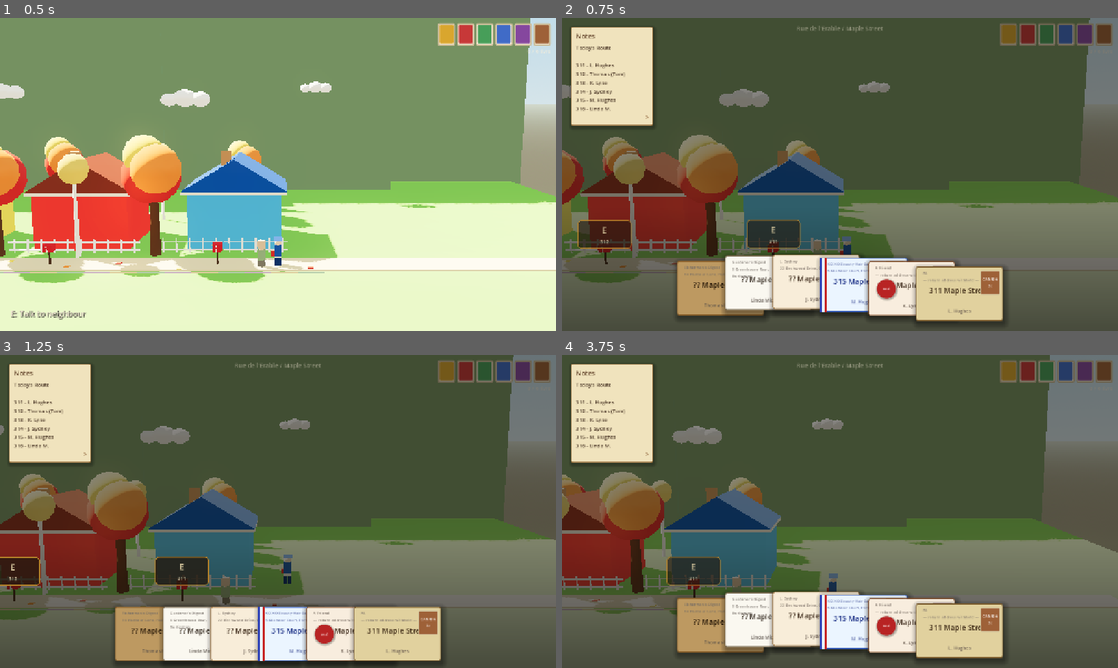
Above: before the commit, frames 1-4 (two rows, left to right).
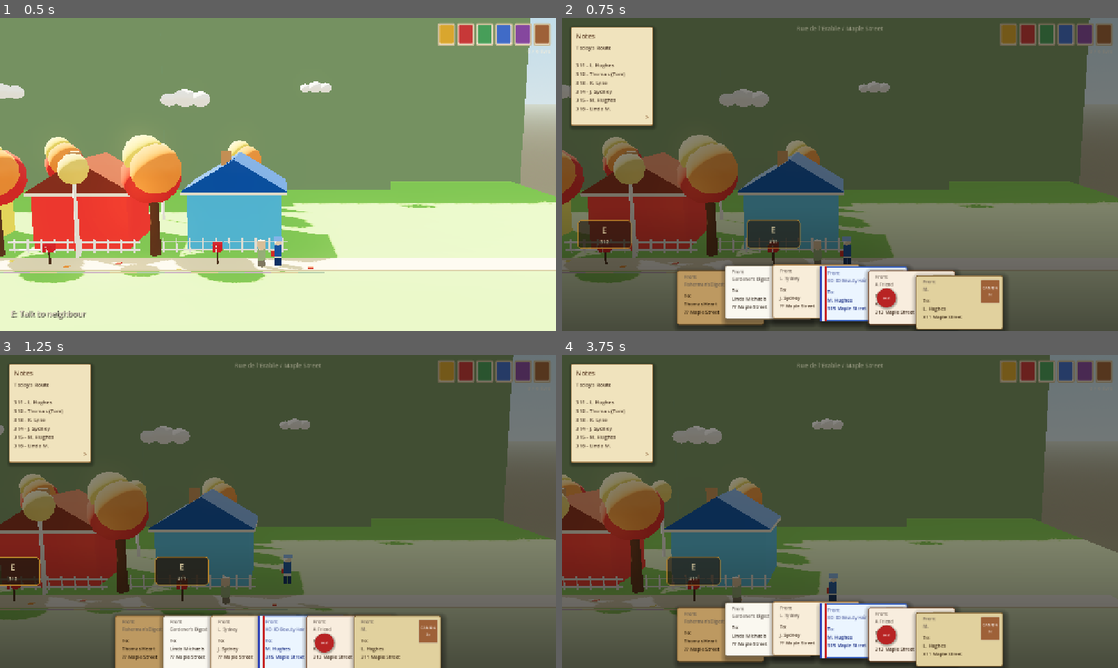
Above: after the commit, the same moments.

Repository: mariam-arab/Mailman
Game: Godot game, scene res://scenes/levels/neighborhood_01.tscn
The game is run twice, just before and just after one commit, with the same random seed, the same clock (stepped at 60 frames per second) and the same inputs.
Inputs (mouse positions are in pixels of both pictures, inside the frame that each line leads up to):
- Up to frame 1 (0.5 s): no input
- Up to frame 2 (0.75 s): tap Enter at 0.5 s; move the mouse to (962, 158) at 0.52 s; hold D (move_right) from 0.53 s (still down); hold Tab (inspect_mail) from 0.53 s (still down); click (962, 158) at 0.67 s
- Up to frame 3 (1.25 s): keep holding D (move_right); keep holding Tab (inspect_mail); tap Space (jump) at 0.77 s
- Up to frame 4 (3.75 s): release D (move_right) at 1.25 s; release Tab (inspect_mail) at 1.25 s; drag from (728, 527) to (812, 574) at 1.27 s; move the mouse to (895, 442) at 2.02 s; hold D (move_right) 2.03-2.75 s; hold Tab (inspect_mail) 2.03-2.75 s; drag from (812, 574) to (673, 464) at 2.77 s; move the mouse to (1006, 558) at 3.52 s; hold A (move_left) from 3.53 s (still down); hold Tab (inspect_mail) from 3.53 s (still down)

Frame 1 is identical in both runs. In frame 2, 6.8% of the frame differs, in the area x 20-80%, y 75-100%; in frame 3, 5.3%; in frame 4, 6.8%.

Commit message:
standardize mail

Diff:
--- a/scripts/game/level.gd
+++ b/scripts/game/level.gd
@@ -14,7 +14,6 @@
 	{
 		"id": "letter_01",
 		"sender_name": "Fisherman's Digest",
-		"sender_address": "14 Harbour Lane, Halifax",
 		"recipient_name": "Thomas Heart",
 		"address_line": "?? Maple Street",
 		"message": "",
@@ -24,7 +23,6 @@
 	{
 		"id": "letter_02",
 		"sender_name": "Gardener's Digest",
-		"sender_address": "8 Greenhouse Row, Burlington",
 		"recipient_name": "Linda Michaels",
 		"address_line": "?? Maple Street",
 		"message": "",
@@ -34,7 +32,6 @@
 	{
 		"id": "letter_03",
 		"sender_name": "L. Sydney",
-		"sender_address": "22 Birchwood Drive, Ottawa",
 		"recipient_name": "J. Sydney",
 		"address_line": "?? Maple Street",
 		"message": "",
@@ -44,7 +41,6 @@
 	{
 		"id": "letter_04",
 		"sender_name": "XO XO Beauty Hair Salon",
-		"sender_address": "5 Glamour Court, Toronto",
 		"recipient_name": "M. Hughes",
 		"address_line": "315 Maple Street",
 		"message": "",
@@ -54,7 +50,6 @@
 	{
 		"id": "letter_05",
 		"sender_name": "A Friend",
-		"sender_address": "— return address withheld —",
 		"recipient_name": "K. Lyne",
 		"address_line": "313 Maple Street",
 		"message": "",
@@ -64,7 +59,6 @@
 	{
 		"id": "letter_06",
 		"sender_name": "M.",
-		"sender_address": "— return address withheld —",
 		"recipient_name": "L. Hughes",
 		"address_line": "311 Maple Street",
 		"message": "",
@@ -86,7 +80,6 @@
 		var m := Mail.new()
 		m.id = data["id"]
 		m.sender_name = data["sender_name"]
-		m.sender_address = data["sender_address"]
 		m.recipient_name = data["recipient_name"]
 		m.address_line = data["address_line"]
 		m.message = data["message"]
--- a/scripts/mail/mail.gd
+++ b/scripts/mail/mail.gd
@@ -5,7 +5,6 @@
 
 @export var id: String = ""
 @export var sender_name: String = ""
-@export var sender_address: String = ""
 @export var recipient_name: String = ""
 ## Destination address shown on the envelope front.
 @export var address_line: String = ""
--- a/scripts/ui/hud.gd
+++ b/scripts/ui/hud.gd
@@ -408,8 +408,8 @@
 	var step     := clampf(max_step, 55.0, 110.0)
 	var total_w  := EW + (total - 1) * step
 	var x        := (vp.x - total_w) * 0.5 + index * step
-	# Show ~95 px of card above the bottom edge.
-	var y        := vp.y - 46.0 - 95.0
+	# Show ~75 px of card above the bottom edge.
+	var y        := vp.y - 46.0 - 75.0
 	return Vector2(x, y)
 
 
@@ -523,25 +523,21 @@
 	sender.position      = Vector2(16, 8)
 	sender.size          = Vector2(130, 28)
 	sender.autowrap_mode = TextServer.AUTOWRAP_WORD
-	sender.add_theme_font_size_override("font_size", 9)
-	sender.add_theme_color_override("font_color", td["ink"].lerp(Color.WHITE, 0.38))
+	sender.add_theme_font_size_override("font_size", 10)
+	sender.add_theme_color_override("font_color", td["ink"].lerp(Color.WHITE, 0.30))
 
 	var addr := Label.new()
-	addr.name                 = "Address"
-	addr.position             = Vector2(14, 42)
-	addr.size                 = Vector2(EW - 28.0, 48.0)
-	addr.horizontal_alignment = HORIZONTAL_ALIGNMENT_CENTER
-	addr.autowrap_mode        = TextServer.AUTOWRAP_WORD
-	addr.add_theme_font_size_override("font_size", 17)
+	addr.name            = "Address"
+	addr.position        = Vector2(16, 50)
+	addr.size            = Vector2(EW - 28.0, 68.0)
+	addr.autowrap_mode   = TextServer.AUTOWRAP_WORD
+	addr.add_theme_font_size_override("font_size", 11)
 	addr.add_theme_color_override("font_color", td["ink"])
 
 	var recip := Label.new()
-	recip.name                 = "Recipient"
-	recip.position             = Vector2(14, 94)
-	recip.size                 = Vector2(EW - 28.0, 22.0)
-	recip.horizontal_alignment = HORIZONTAL_ALIGNMENT_CENTER
-	recip.add_theme_font_size_override("font_size", 11)
-	recip.add_theme_color_override("font_color", td["ink"].lerp(Color.WHITE, 0.28))
+	recip.name     = "Recipient"
+	recip.position = Vector2(-2000.0, -2000.0)
+	recip.size     = Vector2(0, 0)
 
 	front.add_child(sender)
 	front.add_child(addr)
@@ -686,9 +682,8 @@
 		back.get_node("VBox/Clue").text = letter.message
 	else:
 		card.add_theme_stylebox_override("panel", card.get_meta("sty_front"))
-		front.get_node("Sender").text    = "%s\n%s" % [letter.sender_name, letter.sender_address]
-		front.get_node("Address").text   = letter.address_line
-		front.get_node("Recipient").text = letter.recipient_name
+		front.get_node("Sender").text  = "From:\n%s" % letter.sender_name
+		front.get_node("Address").text = "To:\n%s\n%s" % [letter.recipient_name, letter.address_line]
 
 
 # -- delivery slots ------------------------------------------------------------
